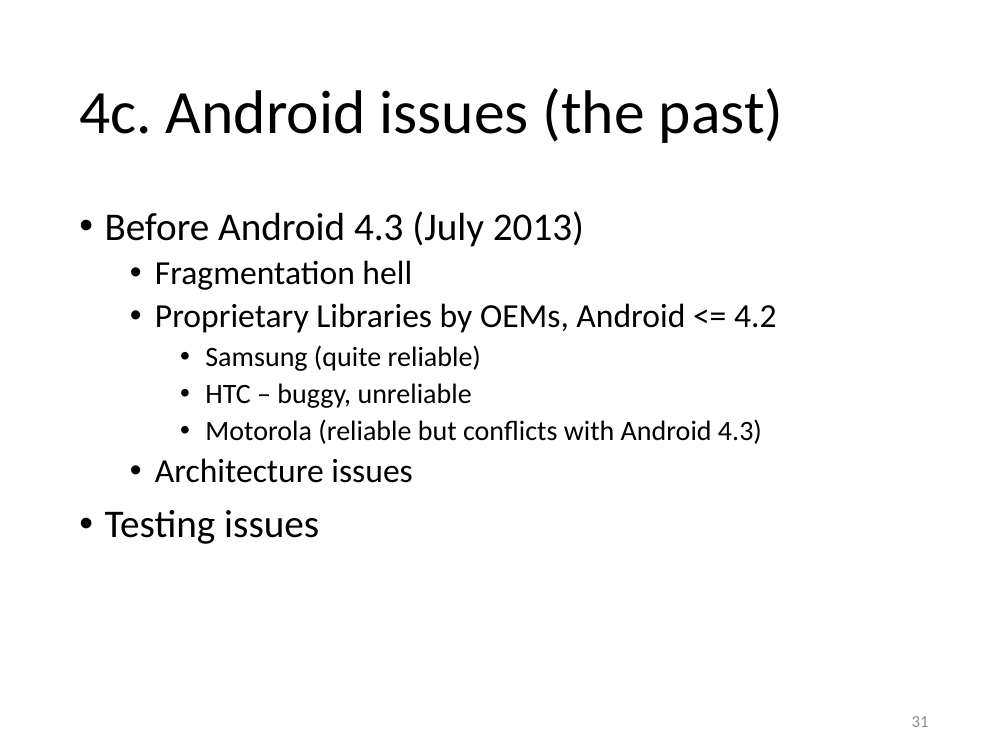
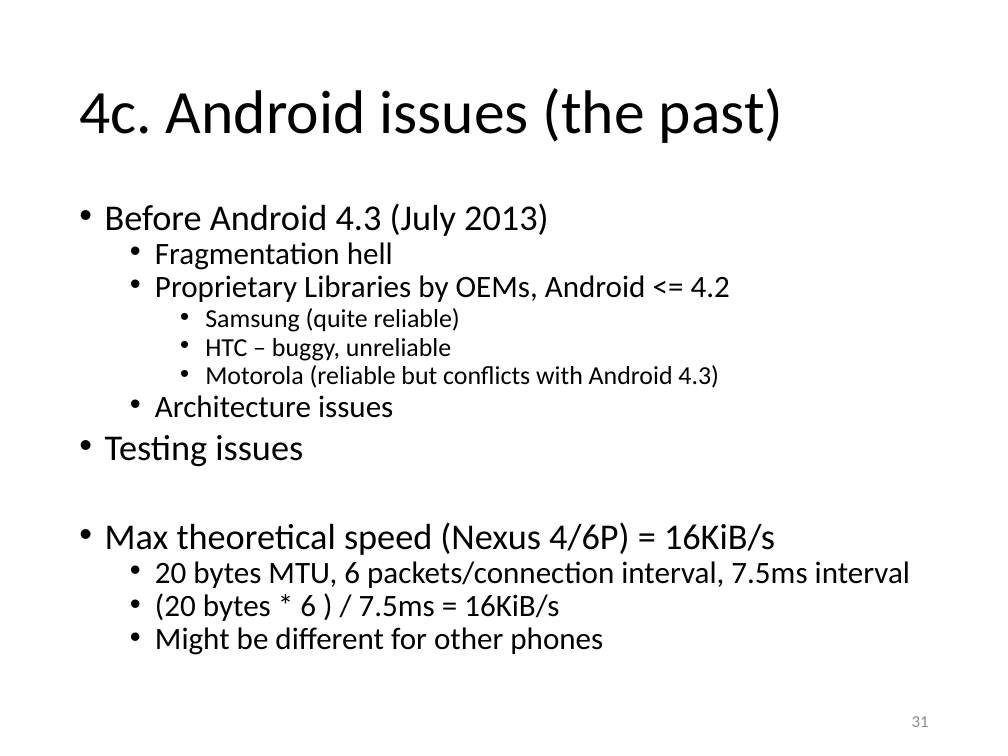
Before and after one commit to yeokm1/intro-to-ble, a slide deck: slide 31 of intro to ble.pptx. Drawn at 1008x756 pixels with LibreOffice and Linux fonts; fonts in the diff are those of the drawing. Boxes give left, top, right and bottom in pixels: in the first picture for what was removed or moved away, otherwise in the second. Text is boxed around its words. In the diff, an @@ line names an element or a change of style, - is before the commit and + after.

```diff
--- a/intro to ble.pptx
+++ b/intro to ble.pptx
@@ text at bbox=[105, 204, 730, 467]: size 28 to 25.9 pt in "Before Android 4.3 (July 2013)", "Testing issues"; size 24 to 22.2 pt in "Fragmentation hell", "Proprietary Libraries by OEMs, Android <= 4.2", "Architecture issues"; size 20 to 18.5 pt in "Samsung (quite reliable)", "HTC – buggy, unreliable", "Motorola (reliable but conflicts with Android 4.3)"; line spacing 0.9 to 0.7 @@
@@ text at bbox=[105, 522, 910, 655]: paragraphs added @@
+• Max theoretical speed (Nexus 4/6P) = 16KiB/s
+  • 20 bytes MTU, 6 packets/connection interval, 7.5ms interval
+  • (20 bytes * 6 ) / 7.5ms = 16KiB/s
+  • Might be different for other phones
```
Also in this commit, not shown: 18 other slides changed.
